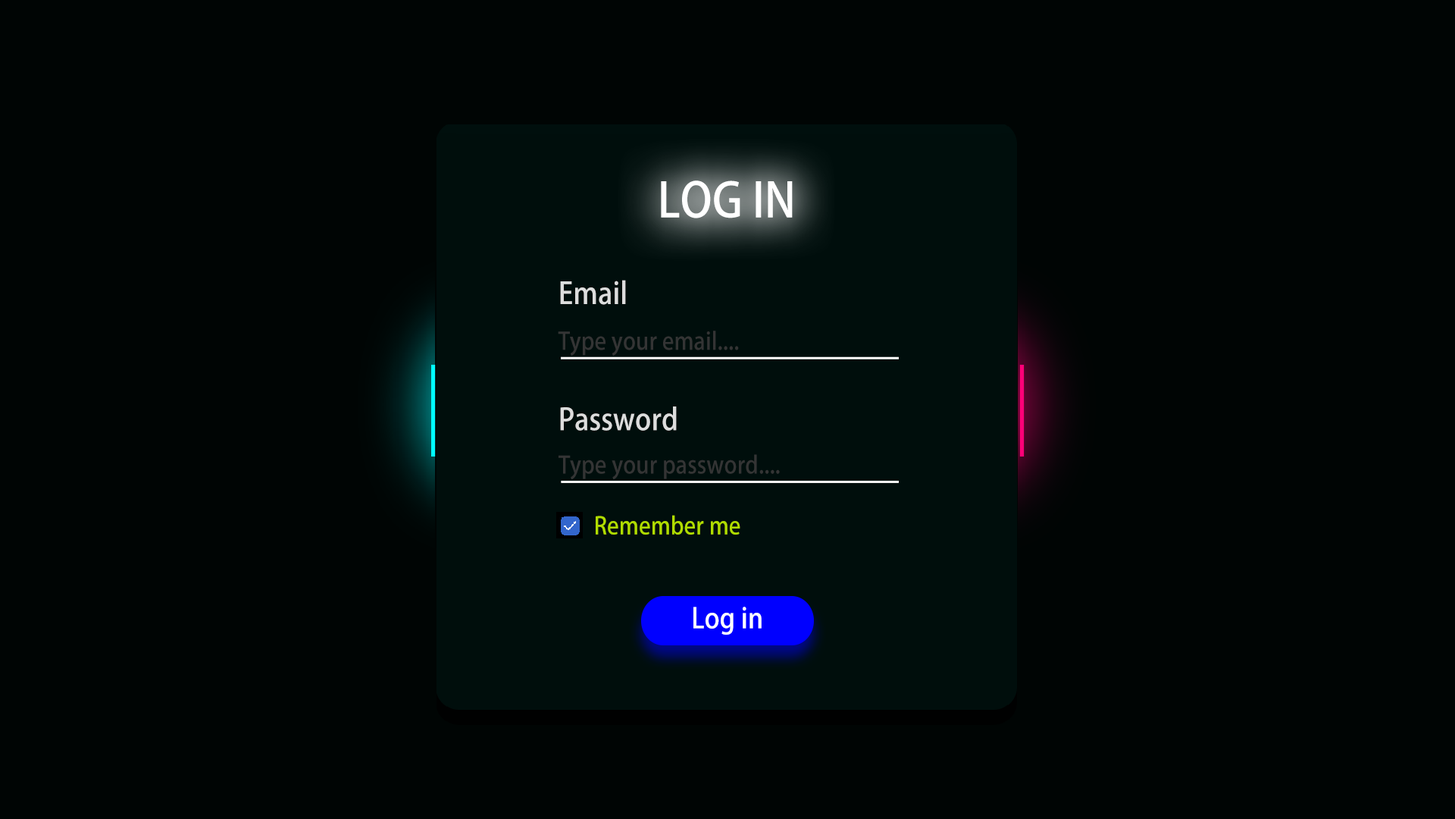
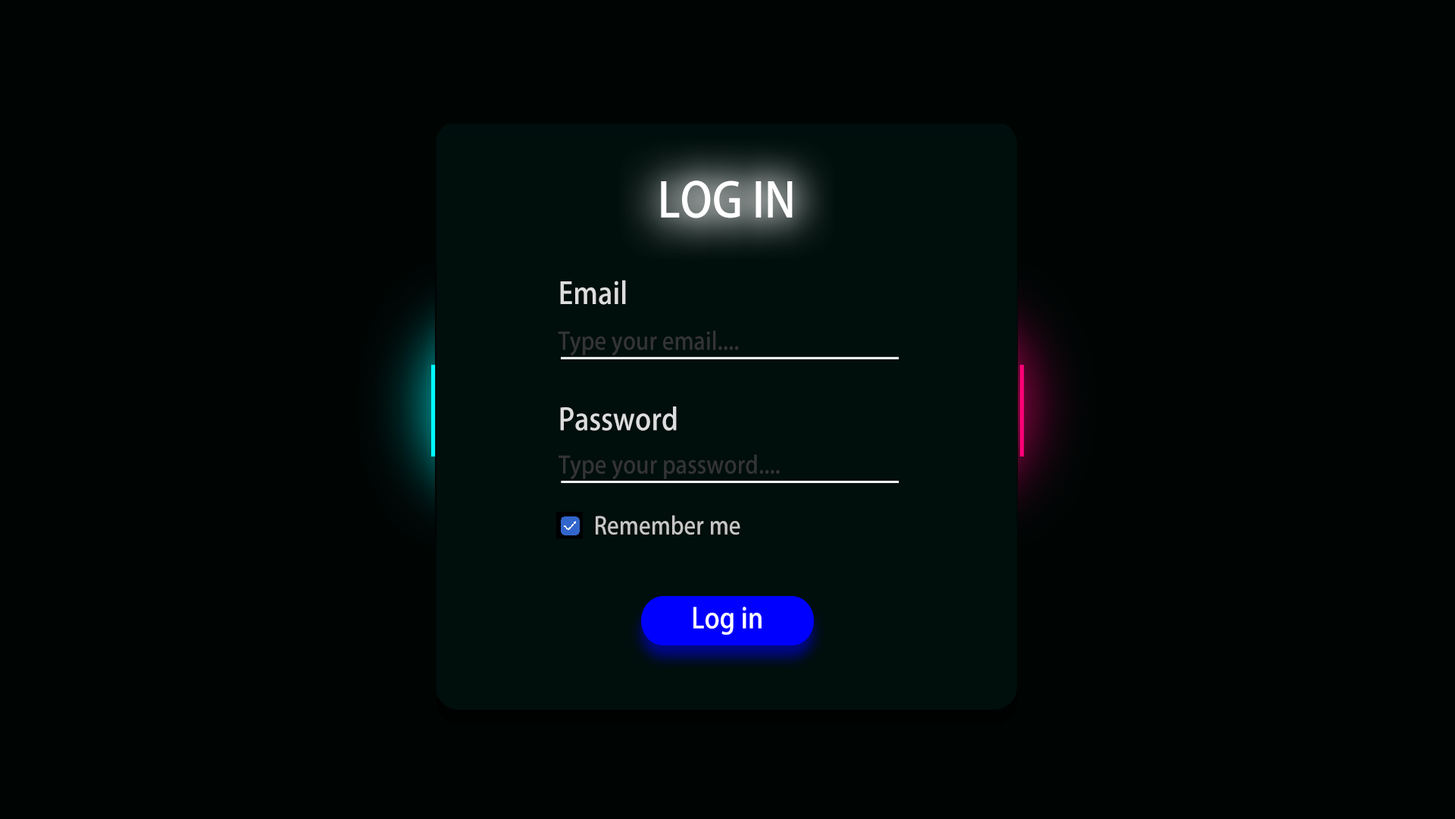
Comparing the layer stacks of the two w=1455, h=819 images. Changes:
painted on "Remember me" (2nd of 2, in "Remember me") over box(595, 514, 741, 535)
